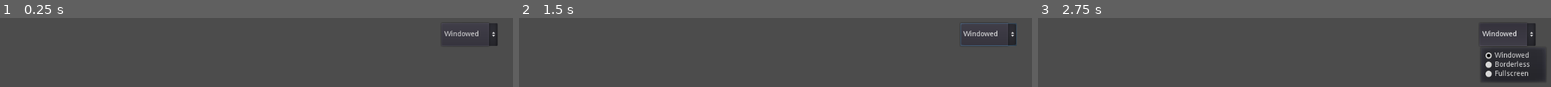
Above: before the commit, frames 1-3 (left to right).
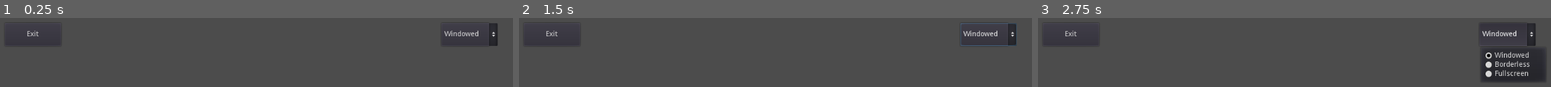
Above: after the commit, the same moments.

Repository: CurtisWiseman/PCPDS-Godot
Game: Godot game, scene res://scenes/Settings.tscn
The game is run twice, just before and just after one commit, with the same random seed, the same clock (stepped at 60 frames per second) and the same inputs.
Inputs:
- Up to frame 1 (0.25 s): no input
- Up to frame 2 (1.5 s): click "Windowed" at 0.5 s; click "Windowed" at 1.25 s
- Up to frame 3 (2.75 s): click "Windowed" at 2 s

The runs differ from the first frame. In frame 1, 0.2% of the frame differs, in the area x 1-12%, y 17-40%; in frame 2, 0.2%; in frame 3, 0.2%.

Commit message:
Exit Button

Diff:
--- a/scenes/Settings.tscn
+++ b/scenes/Settings.tscn
@@ -1,6 +1,7 @@
-[gd_scene load_steps=2 format=2]
+[gd_scene load_steps=3 format=2]
 
 [ext_resource path="res://mainmenu/fullscreenoption.gd" type="Script" id=1]
+[ext_resource path="res://scripts/exitgame.gd" type="Script" id=2]
 
 [node name="Settings" type="Control"]
 anchor_right = 1.0
@@ -14,3 +15,11 @@
 margin_right = -30.0
 margin_bottom = 73.0
 script = ExtResource( 1 )
+
+[node name="Button" type="Button" parent="."]
+margin_left = 30.0
+margin_top = 28.0
+margin_right = 140.0
+margin_bottom = 73.0
+text = "Exit"
+script = ExtResource( 2 )
--- /dev/null
+++ b/scripts/exitgame.gd
@@ -0,0 +1,5 @@
+extends Button
+
+# Exits the game.
+func _pressed():
+	get_tree().quit()
--- a/scripts/windowsettings.gd
+++ b/scripts/windowsettings.gd
@@ -21,6 +21,7 @@
 	# I DONT KNOW WHY RESETING IT TO GLOBAL.SIZE FIRST FIXES IT BUT DON'T TOUCH IT!
 	OS.window_size = global.size # Needed for some stupid reason.
 
+	OS.window_position = Vector2(0,0) # Make sure window starts at top-left corner.
 	OS.window_size = OS.get_screen_size() # Set the window size to the screen size.
 
 
